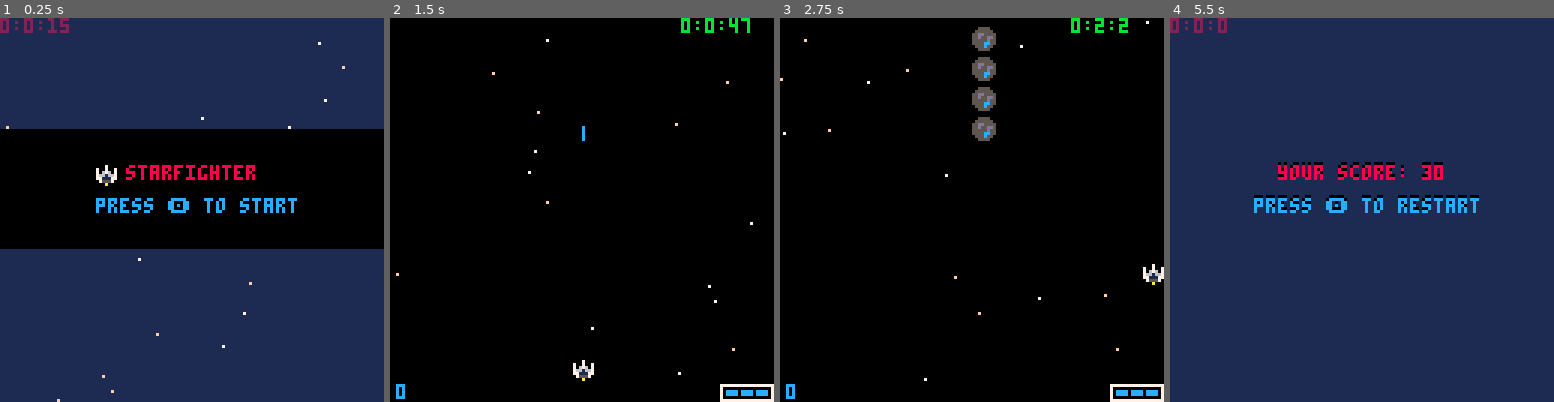
Above: before the commit, frames 1-4 (left to right).
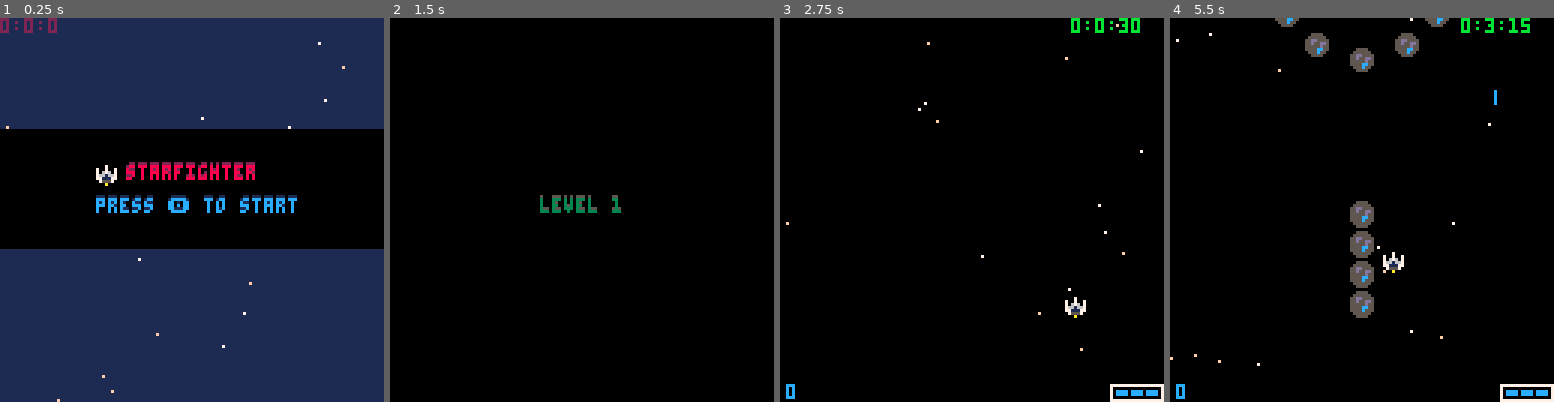
Above: after the commit, the same moments.

Repository: david-gm/pico-8
Game: PICO-8 cartridge starfighter.p8
Two runs of this game, one before a commit and one after it. Both use one fixed random seed, a clock stepped at 60 frames per second and the inputs below.
Inputs:
- Up to frame 1 (0.25 s): no input
- Up to frame 2 (1.5 s): tap X (X key) at 0.33, 1.07 s; tap O (Z key) at 0.7 s
- Up to frame 3 (2.75 s): hold Right 1.6-2.1 s; tap O (Z key) at 1.7, 2.1, 2.5 s; tap X (X key) at 1.85 s; hold Up 2.15-2.42 s; hold Right from 2.47 s (still down)
- Up to frame 4 (5.5 s): tap O (Z key) every 0.4 s from 2.9 to 5.3 s; tap X (X key) at 2.97, 4.08, 5.2 s; release Right at 3.03 s; hold Left 3.08-3.58 s; hold Down 3.63-3.97 s; hold Right 4.02-4.68 s; hold Up 4.73-5.03 s; hold Left from 5.08 s (still down)

The runs differ from the first frame. In frame 1, 0.9% of the frame differs, in the area x 12-78%, y 0-50%; in frame 2, 1.5%; in frame 3, 1.9%; in frame 4, 99%, in the area x 0-100%, y 0-100%.

Commit message:
added game-state lvl init

Diff:
--- a/starfighter.p8
+++ b/starfighter.p8
@@ -7,7 +7,8 @@
 	debug_msg=true
 
 	⧗={
-		g={f=0,s=0,m=0,t="0:0:0"}
+		g={f=0,s=0,m=0,t="0:0:0"},
+		lvl_init=nil
 	}
 	score=0
 	stars={}
@@ -58,23 +59,37 @@
 end
 
 function update_start()
-	if (btnp(🅾️)) change_gamestate('game')
-	update_timers()
+	if btnp(🅾️) then
+	 _draw=draw_lvl_init
+	 _update60=update_lvl_init
+	end
 end
 
 function draw_start()
 	cls(1)
 	debugtxt(⧗.g.t)
-	--[
  for s in all(stars) do
 		pset(s.x,s.y,s.c)
  end
-	--]
 	--draw starship
 	rectfill(0,64-27,127,64+12,0)
 	spr(player.spr_,32,64-15)
-	print_mids("starfighter",64-15,8)
-	print_mids("press 🅾️ to start",64-4,12)
+	print_mids("starfighter",64-15,8,2)
+	print_mids("press 🅾️ to start",64-4,12,1)
+end
+
+function update_lvl_init()
+ if (not ⧗.lvl_init) ⧗.lvl_init=0
+ ⧗.lvl_init+=1
+	if ⧗.lvl_init>90 then
+	 ⧗.lvl_init=nil
+		change_gamestate('game')
+	end
+end
+
+function draw_lvl_init()
+	cls(0)
+	print_mids("level "..lvl,64-4,3,5)
 end
 
 function update_gameover()
@@ -181,10 +196,12 @@
 		return e
 	end
 	--formations & paths
+	--note: 4 pxls moved to the
+	-- left (x) because of size of enemy
 	form={
-		vline={{0,0},{0,-10},{0,-20},{0,-30}},
-		arc={{-25,0},{-15,10},{0,15},{15,10},{25,0}},
-		arc_top={{-25,0},{-15,-10},{0,-15},{15,-10},{25,0}},
+		vline={{-4,0},{-4,-10},{-4,-20},{-4,-30}},
+		arc={{-29,0},{-19,10},{-4,15},{11,10},{21,0}},
+		arc_top={{-29,0},{-19,-10},{-4,-15},{11,-10},{21,0}}
 	}
 end
 
@@ -285,8 +302,9 @@
 end
 
 -- print mid with shadow
-function print_mids(txt,y,col)
-	print_mid(txt,y-1,0)
+function print_mids(txt,y,col,col_shadow)
+	local col_shadow=col_shadow or 0
+	print_mid(txt,y-1,col_shadow)
 	print_mid(txt,y,col)
 end
 
